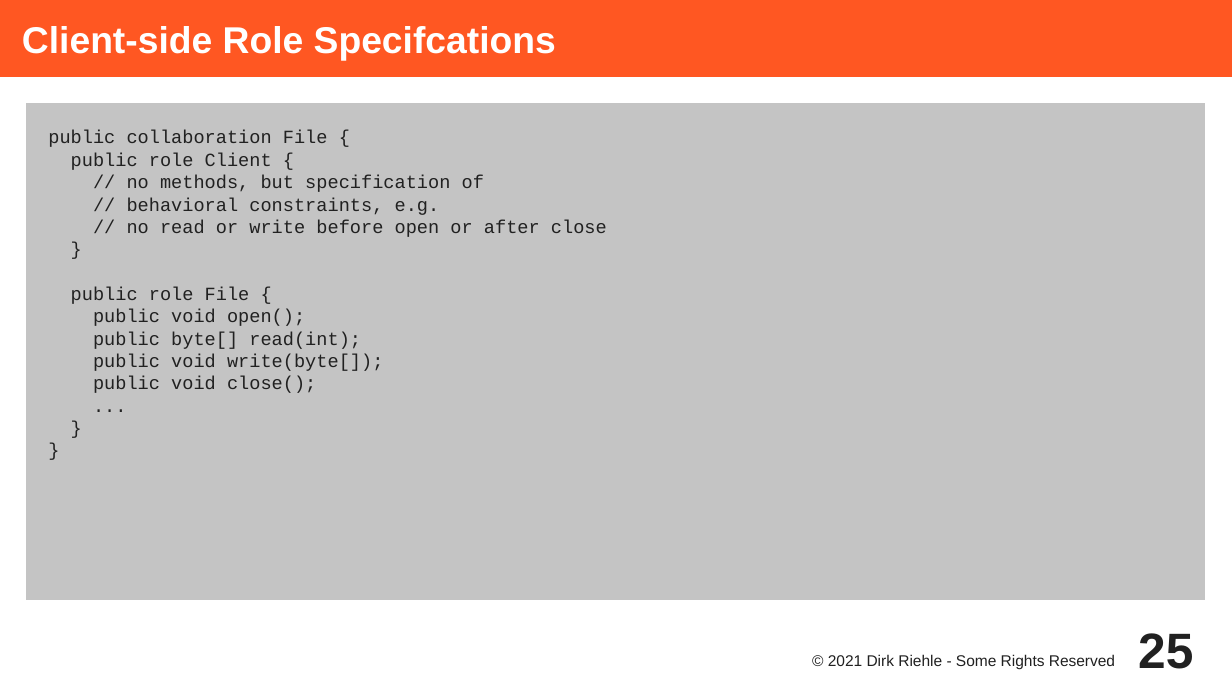
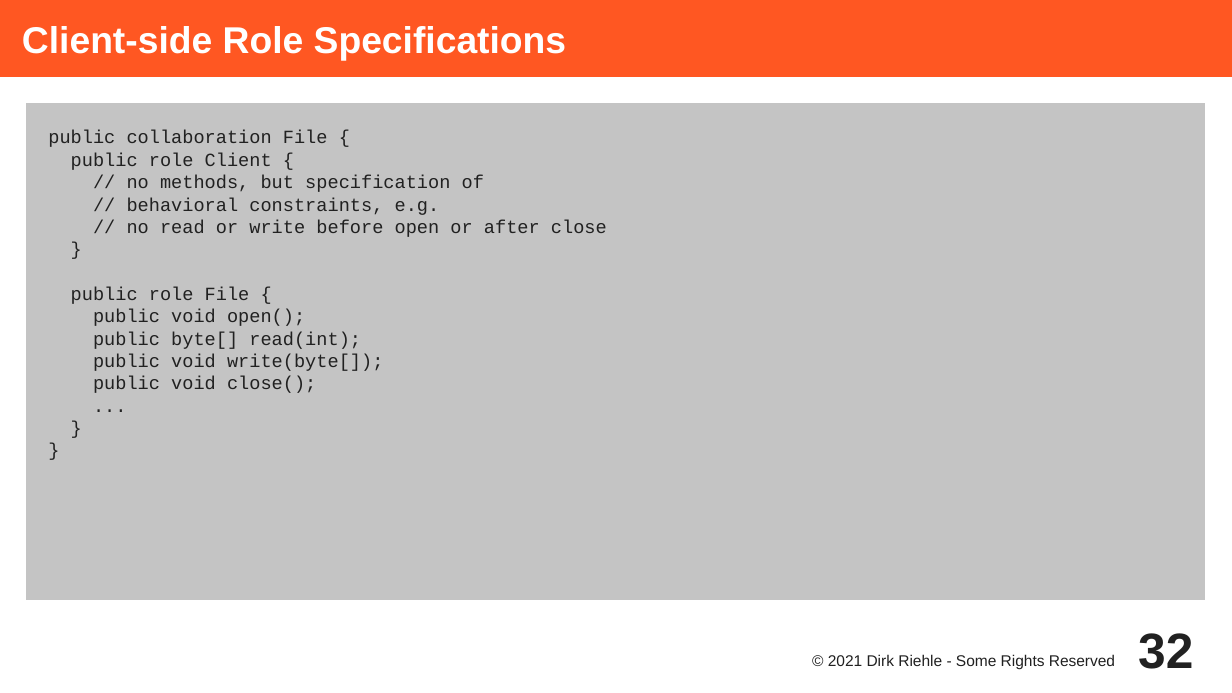
Before and after one commit to dirkriehle/adap-course, a slide deck: slide 32 of Lecture Slides/ADAP C10 - Collaboration-Based Design.odp (slide 25 before the commit). Drawn at 1232x693 pixels with LibreOffice and Linux fonts; fonts in the diff are those of the drawing. Boxes give left, top, right and bottom in pixels: in the first picture for what was removed or moved away, otherwise in the second. Text is boxed around its words. In the diff, an @@ line names an element or a change of style, - is before the commit and + after.

```diff
--- a/Lecture Slides/ADAP C10 - Collaboration-Based Design.odp
+++ b/Lecture Slides/ADAP C10 - Collaboration-Based Design.odp
@@ title at [22,26,566,61]: text changed @@
-Client-side Role Specifcations
+Client-side Role Specifications
@@ page number at [1138,633,1193,669]: text changed @@
-25
+32
```
Also in this commit, not shown: 3 other slides changed, 8 slides added, 5 other files.
